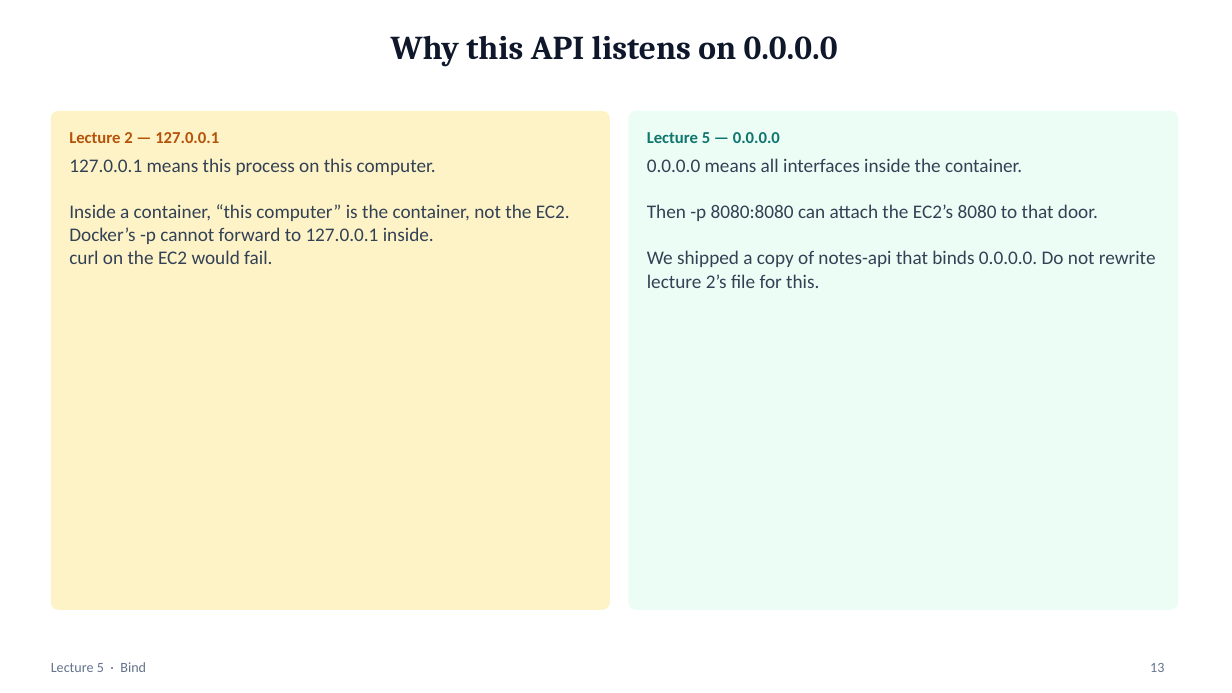
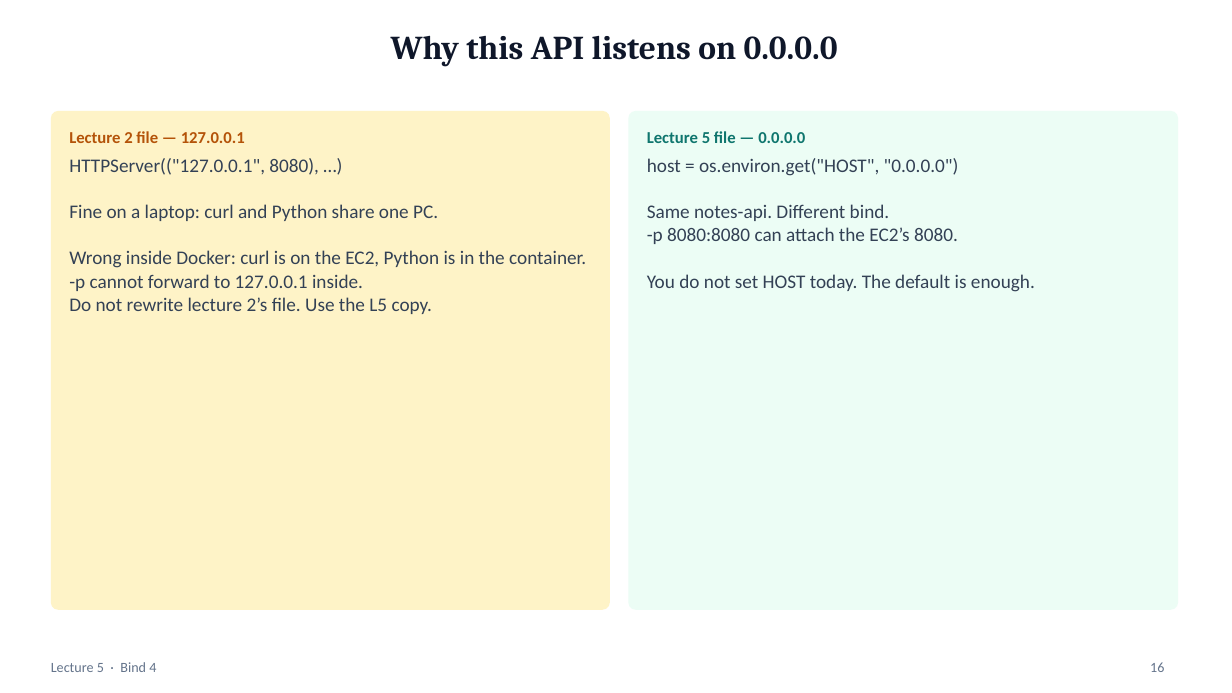
Before and after one commit to mayurb99/Devops_Beginners, a slide deck: slide 16 of lec-05/presentation/lec-05-docker.pptx (slide 13 before the commit). Drawn at 1232x693 pixels with LibreOffice and Linux fonts; fonts in the diff are those of the drawing. Boxes give left, top, right and bottom in pixels: in the first picture for what was removed or moved away, otherwise in the second. Text is boxed around its words. In the diff, an @@ line names an element or a change of style, - is before the commit and + after.

```diff
--- a/lec-05/presentation/lec-05-docker.pptx
+++ b/lec-05/presentation/lec-05-docker.pptx
@@ text at (69,131,245,143): text changed @@
-Lecture 2 — 127.0.0.1
+Lecture 2 file — 127.0.0.1
@@ text at (647,131,805,143): text changed @@
-Lecture 5 — 0.0.0.0
+Lecture 5 file — 0.0.0.0
@@ text at (69,158,586,314): text changed @@
-127.0.0.1 means this process on this computer.
-Inside a container, “this computer” is the container, not the EC2.
-Docker’s -p cannot forward to 127.0.0.1 inside.
-curl on the EC2 would fail.
+HTTPServer(("127.0.0.1", 8080), …)
+Fine on a laptop: curl and Python share one PC.
+Wrong inside Docker: curl is on the EC2, Python is in the container.
+-p cannot forward to 127.0.0.1 inside.
+Do not rewrite lecture 2’s file. Use the L5 copy.
@@ text at (647,158,1035,292): text changed @@
-0.0.0.0 means all interfaces inside the container.
-Then -p 8080:8080 can attach the EC2’s 8080 to that door.
-We shipped a copy of notes-api that binds 0.0.0.0. Do not rewrite lecture 2’s file for this.
+host = os.environ.get("HOST", "0.0.0.0")
+Same notes-api. Different bind.
+-p 8080:8080 can attach the EC2’s 8080.
+You do not set HOST today. The default is enough.
@@ text at (51,662,156,672): text changed @@
-Lecture 5 · Bind
+Lecture 5 · Bind 4
@@ page number at (1150,662,1164,672): text changed @@
-13
+16
```
Also in this commit, not shown: 3 other slides changed, 11 slides added.
